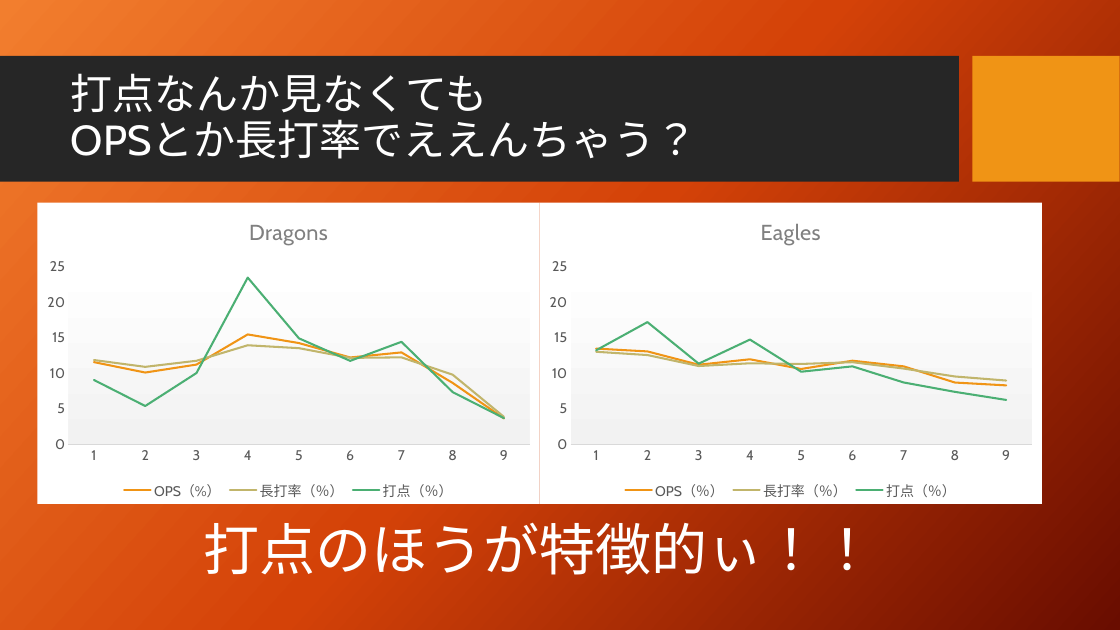
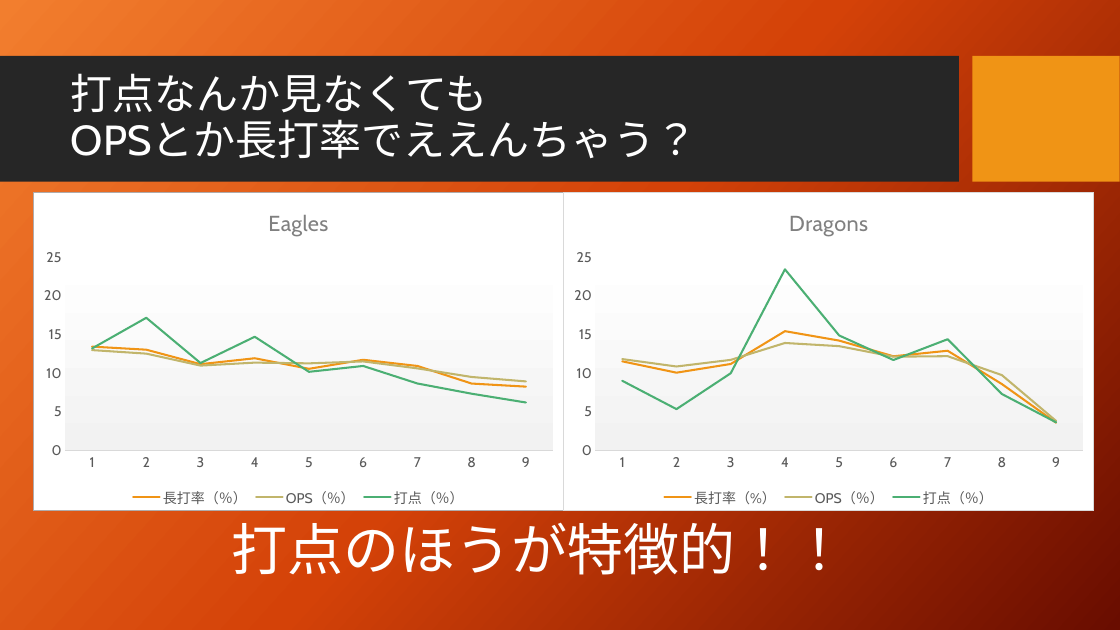
Before and after one commit to taichiw/baseball201712, a slide deck: slide 18 of 2番ペゲーロとは何だったのか.pptx. Drawn at 1120x630 pixels with LibreOffice and Linux fonts; fonts in the diff are those of the drawing; background and template pictures are left out. Boxes give left, top, right and bottom in pixels: in the first picture for what was removed or moved away, otherwise in the second. Text is boxed around its words. In the diff, an @@ line names an element or a change of style, - is before the commit and + after.

```diff
--- a/2番ペゲーロとは何だったのか.pptx
+++ b/2番ペゲーロとは何だったのか.pptx
@@ line chart at (34,192,564,511) @@
@@ title "Dragons " to "Eagles " @@
-OPS（%）: 11.6, 10.1, 11.2, 15.5, 14.2, 12.2, 12.9, 8.6, 3.6
+長打率（％）: 13.5, 13.1, 11.2, 12, 10.6, 11.8, 11, 8.7, 8.3
-長打率（％）: 11.9, 10.9, 11.8, 13.9, 13.5, 12.2, 12.2, 9.8, 3.8
+OPS（％）: 13, 12.6, 11, 11.4, 11.3, 11.6, 10.7, 9.5, 9
-打点（％）: 9, 5.4, 10, 23.5, 14.9, 11.7, 14.4, 7.3, 3.7
+打点（％）: 13.2, 17.2, 11.3, 14.7, 10.2, 11, 8.7, 7.4, 6.2
@@ value axis changed @@
@@ border changed @@
@@ line chart: place and size @@
-line chart at (38,202,540,504)
+line chart at (34,192,564,511)
@@ line chart at (564,192,1094,511) @@
@@ title "Eagles " to "Dragons " @@
-OPS（％）: 13.5, 13.1, 11.2, 12, 10.6, 11.8, 11, 8.7, 8.3
+長打率（%）: 11.6, 10.1, 11.2, 15.5, 14.2, 12.2, 12.9, 8.6, 3.6
-長打率（％）: 13, 12.6, 11, 11.4, 11.3, 11.6, 10.7, 9.5, 9
+OPS（％）: 11.9, 10.9, 11.8, 13.9, 13.5, 12.2, 12.2, 9.8, 3.8
-打点（％）: 13.2, 17.2, 11.3, 14.7, 10.2, 11, 8.7, 7.4, 6.2
+打点（％）: 9, 5.4, 10, 23.5, 14.9, 11.7, 14.4, 7.3, 3.7
@@ value axis changed @@
@@ border changed @@
@@ line chart: place and size @@
-line chart at (539,202,1042,504)
+line chart at (564,192,1094,511)
@@ text at (232,514,848,585): text changed @@
-打点のほうが特徴的ぃ！！
+打点のほうが特徴的！！
```
Also in this commit, not shown: 2 other slides changed, 3 slides added, 2 slides removed, 1 other file.
